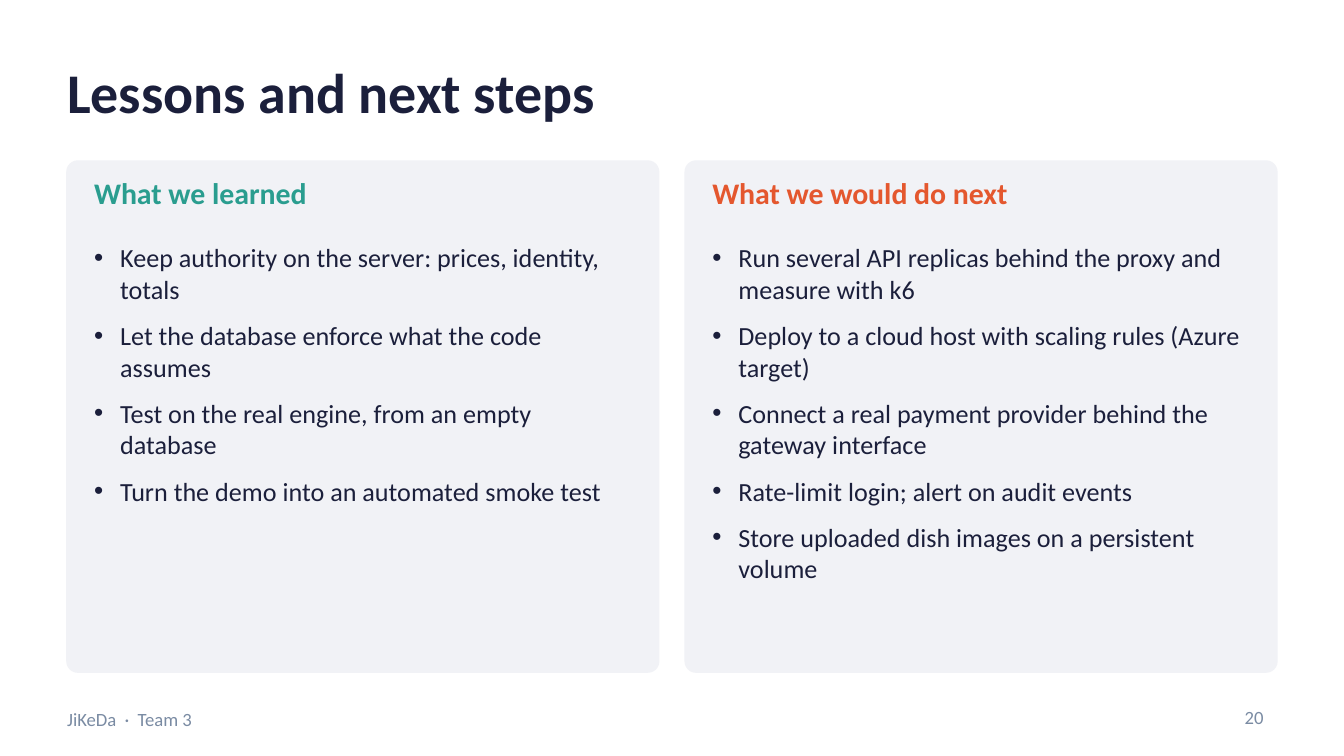
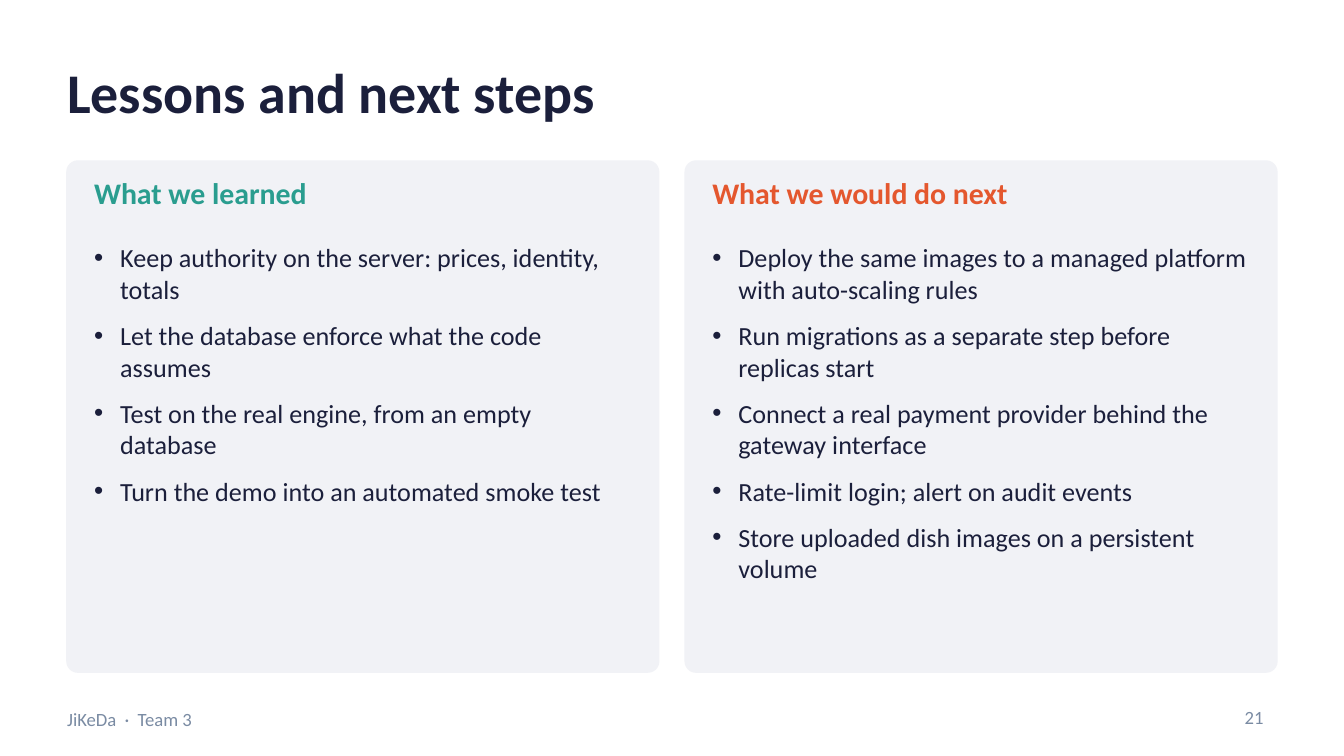
Before and after one commit to Friedriceee/5001, a slide deck: slide 21 of docs/presentation/JiKeDa_Team3_Presentation.pptx (slide 20 before the commit). Drawn at 1344x756 pixels with LibreOffice and Linux fonts; fonts in the diff are those of the drawing. Boxes give left, top, right and bottom in pixels: in the first picture for what was removed or moved away, otherwise in the second. Text is boxed around its words. In the diff, an @@ line names an element or a change of style, - is before the commit and + after.

```diff
--- a/docs/presentation/JiKeDa_Team3_Presentation.pptx
+++ b/docs/presentation/JiKeDa_Team3_Presentation.pptx
@@ text at (x1=738, y1=249, x2=1246, y2=382): text changed @@
-• Run several API replicas behind the proxy and measure with k6
-• Deploy to a cloud host with scaling rules (Azure target)
+• Deploy the same images to a managed platform with auto-scaling rules
+• Run migrations as a separate step before replicas start
@@ page number at (x1=1245, y1=712, x2=1264, y2=724): text changed @@
-20
+21
```
Also in this commit, not shown: 8 other slides changed, 1 slide added, 2 other files.
